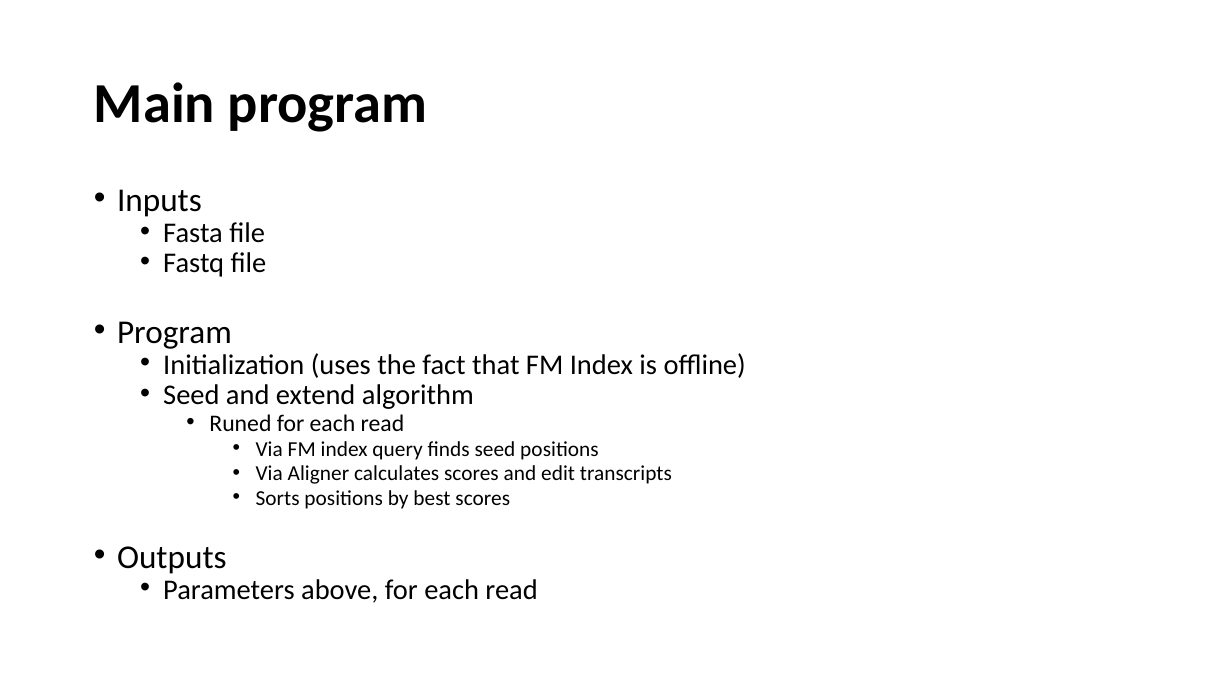
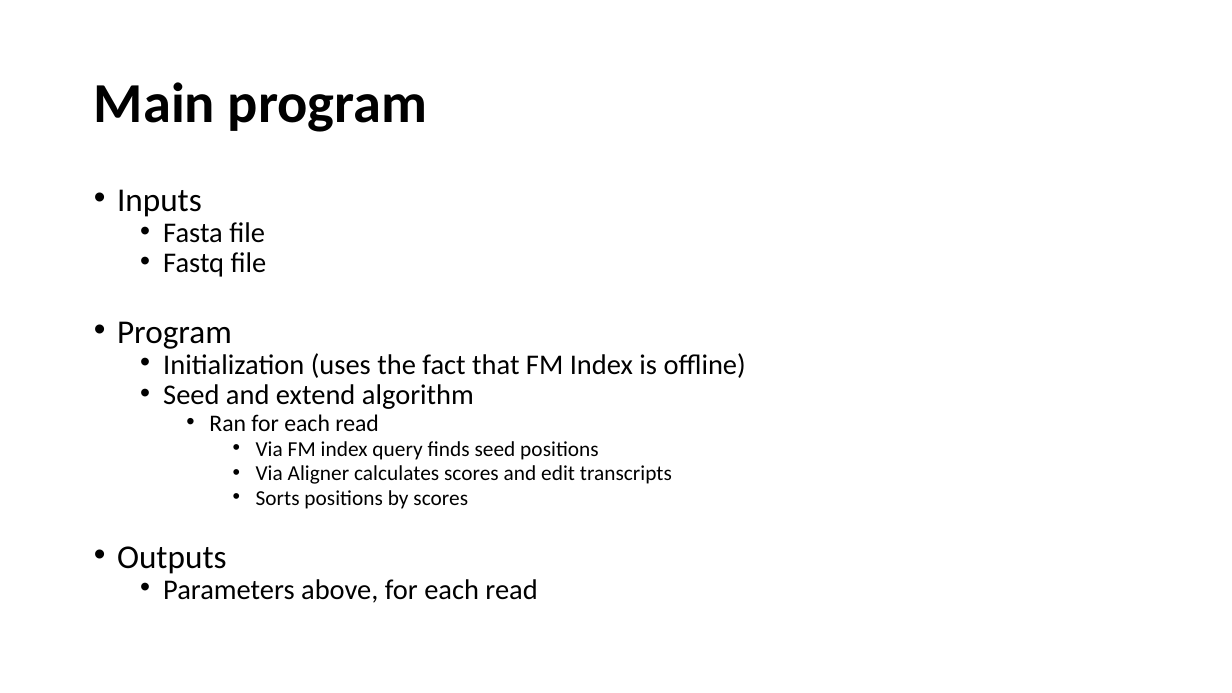
Before and after one commit to VasilijeBecic/GenI2022Pro, a slide deck: slide 9 of GIPresentation.pptx (slide 10 before the commit). Drawn at 1232x693 pixels with LibreOffice and Linux fonts; fonts in the diff are those of the drawing. Boxes give left, top, right and bottom in pixels: in the first picture for what was removed or moved away, otherwise in the second. Text is boxed around its words. In the diff, an @@ line names an element or a change of style, - is before the commit and + after.

```diff
--- a/GIPresentation.pptx
+++ b/GIPresentation.pptx
@@ text at box(209, 414, 379, 431): text changed @@
-    • Runed for each read
+    • Ran for each read
@@ text at box(256, 490, 468, 509): text changed @@
-      • Sorts positions by best scores
+      • Sorts positions by scores
```
Also in this commit, not shown: 6 other slides changed, 1 slide removed, 1 other file.
